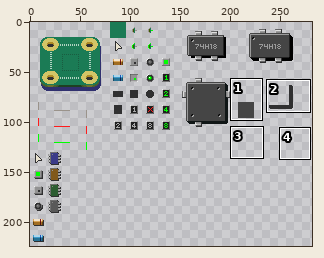
One commit to this sprite sheet: resources/images/circuit.png. The first picture is a wide view before the edit; the outline marks the close-up.
Close-up. Before the edit:
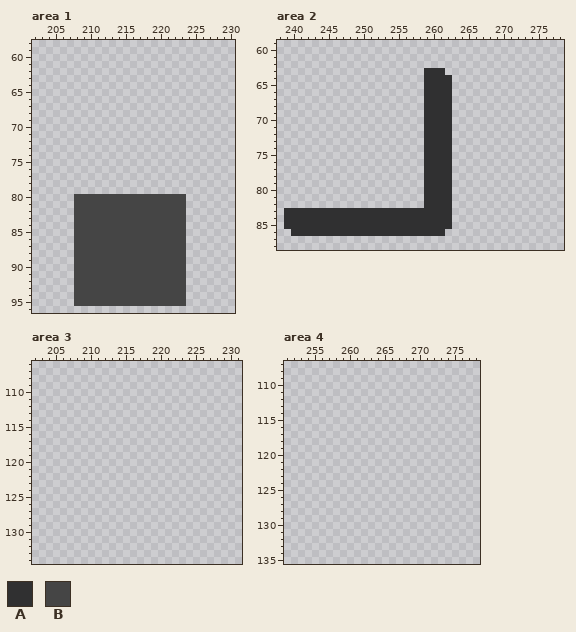
The file is 500x300 pixels. Colours within 5 levels of each other are drawn and written as one. Shown: area 1: x 202..230, y 58..96; area 2: x 238..278, y 59..88; area 3: x 202..231, y 106..134; area 4: x 251..278, y 107..135. The wide view leaves out empty margins. The commit also changed other parts of the picture, which this record leaves out.
Palette (. is transparent): A #303031  B #454545
Pixels before, area 1, first column x 208:
80 BBBBBBBBBBBBBBBB
81 BBBBBBBBBBBBBBBB
82 BBBBBBBBBBBBBBBB
83 BBBBBBBBBBBBBBBB
84 BBBBBBBBBBBBBBBB
85 BBBBBBBBBBBBBBBB
86 BBBBBBBBBBBBBBBB
87 BBBBBBBBBBBBBBBB
88 BBBBBBBBBBBBBBBB
89 BBBBBBBBBBBBBBBB
90 BBBBBBBBBBBBBBBB
91 BBBBBBBBBBBBBBBB
92 BBBBBBBBBBBBBBBB
93 BBBBBBBBBBBBBBBB
94 BBBBBBBBBBBBBBBB
95 BBBBBBBBBBBBBBBB
Pixels before, area 2, first column x 239:
63 ....................AAA.
64 ....................AAAA
65 ....................AAAA
66 ....................AAAA
67 ....................AAAA
68 ....................AAAA
69 ....................AAAA
70 ....................AAAA
71 ....................AAAA
72 ....................AAAA
73 ....................AAAA
74 ....................AAAA
75 ....................AAAA
76 ....................AAAA
77 ....................AAAA
78 ....................AAAA
79 ....................AAAA
80 ....................AAAA
81 ....................AAAA
82 ....................AAAA
83 AAAAAAAAAAAAAAAAAAAAAAAA
84 AAAAAAAAAAAAAAAAAAAAAAAA
85 AAAAAAAAAAAAAAAAAAAAAAAA
86 .AAAAAAAAAAAAAAAAAAAAAA.
Now the later version:
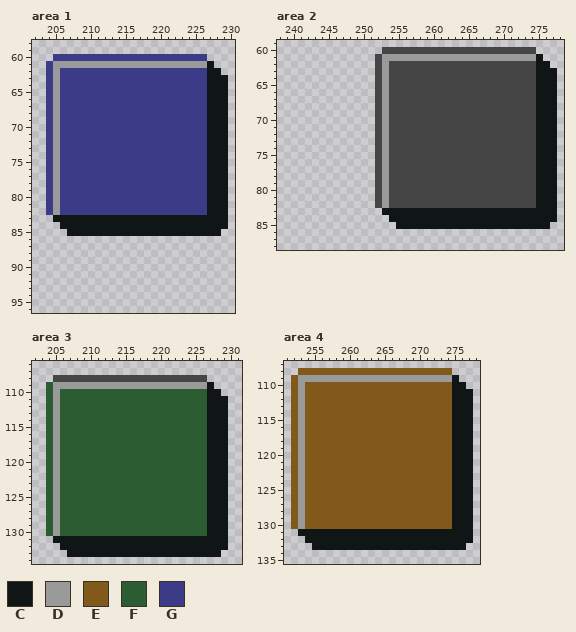
Colours new in this view: C #101616  D #9a9a9a  E #81591a  F #2c5d32  G #3b3b88
Diff:
Area 1:
There is now colour C in row 61 at x 227; in row 62 at x 227 to 228; in rows 63 to 82 at x 227 to 229; in row 83 at x 205 to 207 and 224 to 229; in row 84 at x 206 to 207 and 224 to 229; in row 85 at x 207 and 224 to 228.
The edit turns colour B into colour C in rows 83 to 85 at x 208 to 223.
There is now colour D in row 61 at x 205 to 226; in rows 62 to 82 at x 205.
There is now colour G in row 60 at x 205 to 226; in row 61 at x 204; in rows 62 to 79 at x 204 and 206 to 226; in rows 80 to 82 at x 204, 206 to 207 and 224 to 226.
The edit turns colour B into colour G in rows 80 to 82 at x 208 to 223.
Colour B is gone in rows 86 to 95 at x 208 to 223.
Area 2:
There is now colour B in row 60 at x 253 to 274; in row 61 at x 252; in row 62 at x 252 and 254 to 274; in row 63 at x 252, 254 to 258 and 262 to 274; in rows 64 to 82 at x 252, 254 to 258 and 263 to 274.
The edit turns colour A into colour B in row 63 at x 259 to 261; in rows 64 to 82 at x 259 to 262.
There is now colour C in row 61 at x 275; in row 62 at x 275 to 276; in rows 63 to 82 at x 275 to 277; in rows 83 to 84 at x 263 to 277; in row 85 at x 263 to 276.
The edit turns colour A into colour C in row 83 at x 253 to 262; in row 84 at x 254 to 262; in row 85 at x 255 to 262.
There is now colour D in row 61 at x 253 to 274; in rows 62 to 82 at x 253.
Colour A is gone in row 83 at x 239 to 252; in row 84 at x 239 to 253; in row 85 at x 239 to 254; in row 86 at x 240 to 261.
Area 3:
There is now colour B in row 108 at x 205 to 226.
There is now colour C in row 109 at x 227; in row 110 at x 227 to 228; in rows 111 to 130 at x 227 to 229; in row 131 at x 205 to 229; in row 132 at x 206 to 229; in row 133 at x 207 to 228.
There is now colour D in row 109 at x 205 to 226; in rows 110 to 130 at x 205.
There is now colour F in row 109 at x 204; in rows 110 to 130 at x 204 and 206 to 226.
Area 4:
There is now colour C in row 109 at x 275; in row 110 at x 275 to 276; in rows 111 to 130 at x 275 to 277; in row 131 at x 253 to 277; in row 132 at x 254 to 277; in row 133 at x 255 to 276.
There is now colour D in row 109 at x 253 to 274; in rows 110 to 130 at x 253.
There is now colour E in row 108 at x 253 to 274; in row 109 at x 252; in rows 110 to 130 at x 252 and 254 to 274.
Boxes around the changes in both close-ups, in picture pixels (x1, y1, x2, y2):
changed: (46, 54, 228, 306)
changed: (284, 47, 557, 236)
added: (46, 375, 228, 557)
added: (291, 368, 473, 550)
